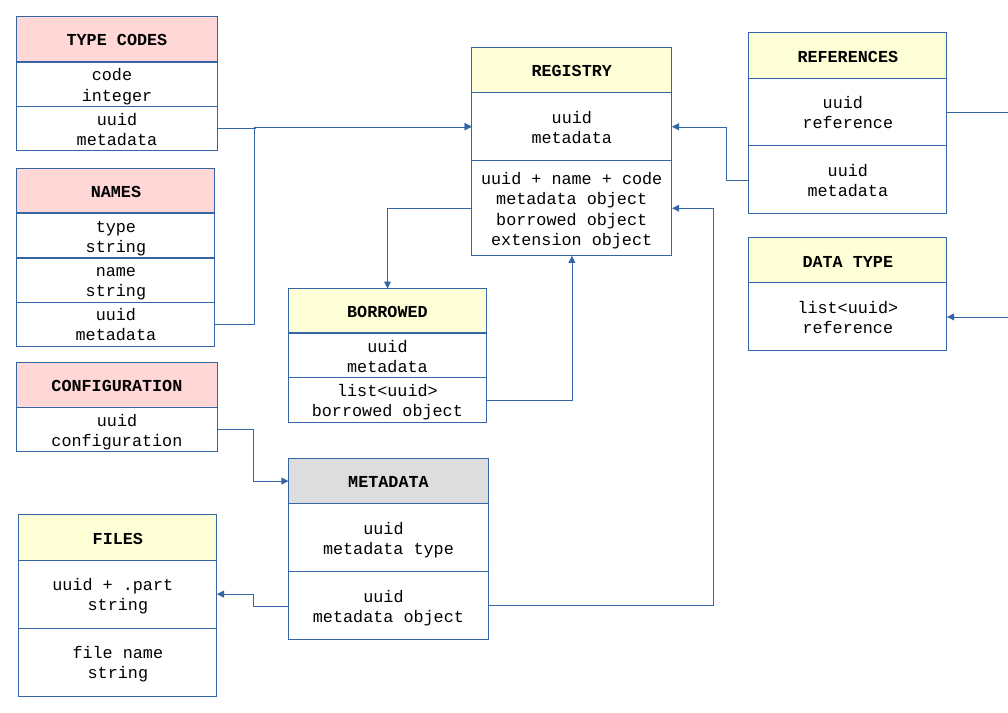
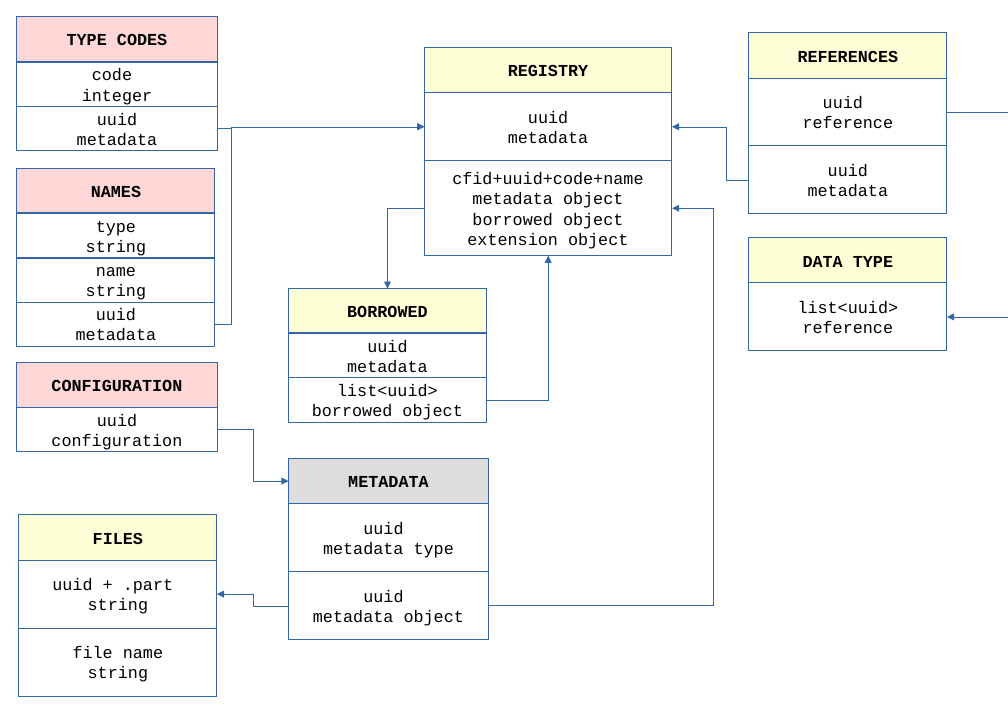
Before and after one commit to zhichkin/dajet-metadata, a slide deck: slide 6 of doc/metadata-registry.odp. Drawn at 1008x713 pixels with LibreOffice and Linux fonts; fonts in the diff are those of the drawing. Boxes give left, top, right and bottom in pixels: in the first picture for what was removed or moved away, otherwise in the second. Text is boxed around its words. In the diff, an @@ line names an element or a change of style, - is before the commit and + after.

Commit message:
DaJet Metadata 5.0 (day 11)

```diff
--- a/doc/metadata-registry.odp
+++ b/doc/metadata-registry.odp
@@ rectangle "REGISTRY": place and size @@
-rectangle "REGISTRY" at box(472, 47, 672, 93)
+rectangle "REGISTRY" at box(424, 47, 672, 93)
@@ rectangle "uuid metadata": place and size @@
-rectangle "uuid metadata" at box(472, 93, 672, 161)
+rectangle "uuid metadata" at box(424, 93, 672, 161)
@@ elbow arrow moved from (215, 324) - (472, 127) to (215, 324) - (424, 127) @@
@@ elbow arrow moved from (217, 128) - (472, 127) to (217, 128) - (424, 127) @@
@@ rectangle "cfid+uuid+code+name metadata object borrowed object ...": place and size @@
-rectangle "cfid+uuid+code+name metadata object borrowed object ..." at box(472, 160, 672, 255)
+rectangle "cfid+uuid+code+name metadata object borrowed object ..." at box(424, 160, 672, 255)
@@ text in rectangle at box(452, 172, 643, 249): text changed @@
-uuid + name + code
-metadata object
-borrowed object
-extension object
+cfid+uuid+code+name
+metadata object
+borrowed object
+extension object
@@ elbow arrow moved from (472, 208) - (387, 289) to (424, 208) - (387, 289) @@
@@ elbow arrow moved from (486, 400) - (572, 256) to (486, 400) - (548, 256) @@
```
Also in this commit, not shown: 22 other files.
